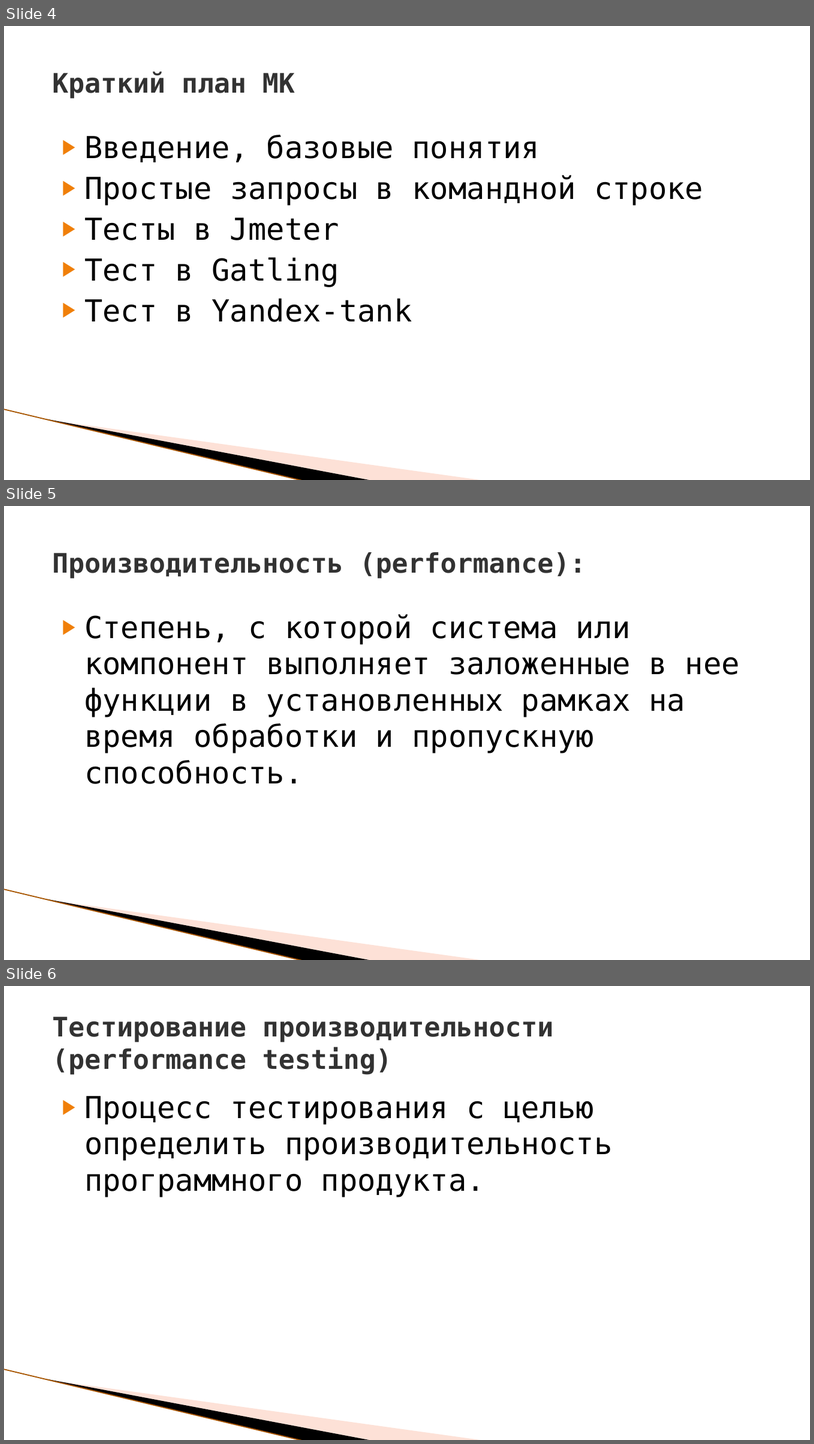
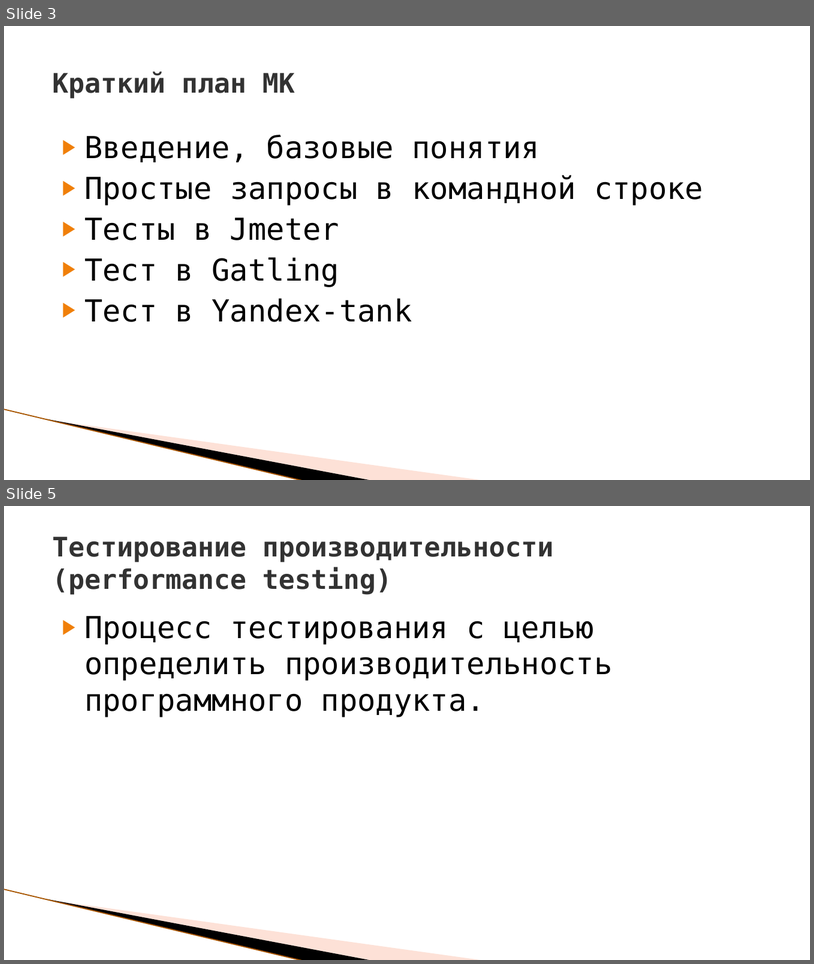
Before and after one commit to ProfitFx/HBLTWS, a slide deck: LoadTestStart.pptx. Shown one above the other, each under a label of ours: slides 4, 5 and 6 before the commit, slides 3 and 5 after it; the slides between them are not shown. The pictures are 814x1444 and 814x964 pixels, drawn with LibreOffice and Linux fonts; fonts in the diff are those of the drawing; background and template pictures are left out. Boxes give left, top, right and bottom in pixels: in the first picture for what was removed or moved away, otherwise in the second. Text is boxed around its words. In the diff, an @@ line names an element or a change of style, - is before the commit and + after.

```diff
--- a/LoadTestStart.pptx
+++ b/LoadTestStart.pptx
@@ slide 5 removed at (4, 506, 810, 960), background #FFFFFF; not listed: 3 template elements that a slide beside it also shows @@
@@ title removed at (52, 552, 587, 579) @@
-Производительность (performance):
@@ text removed at (84, 614, 740, 784) @@
-▶ Степень, с которой система или компонент выполняет заложенные в нее функции в установленных рамках на время обработки и пропускную способность.
@@ what was slide 4 is now slide 3 @@
@@ what was slide 6 is now slide 5 @@
```
Also in this commit, not shown: 3 other slides removed, 12 other files.
